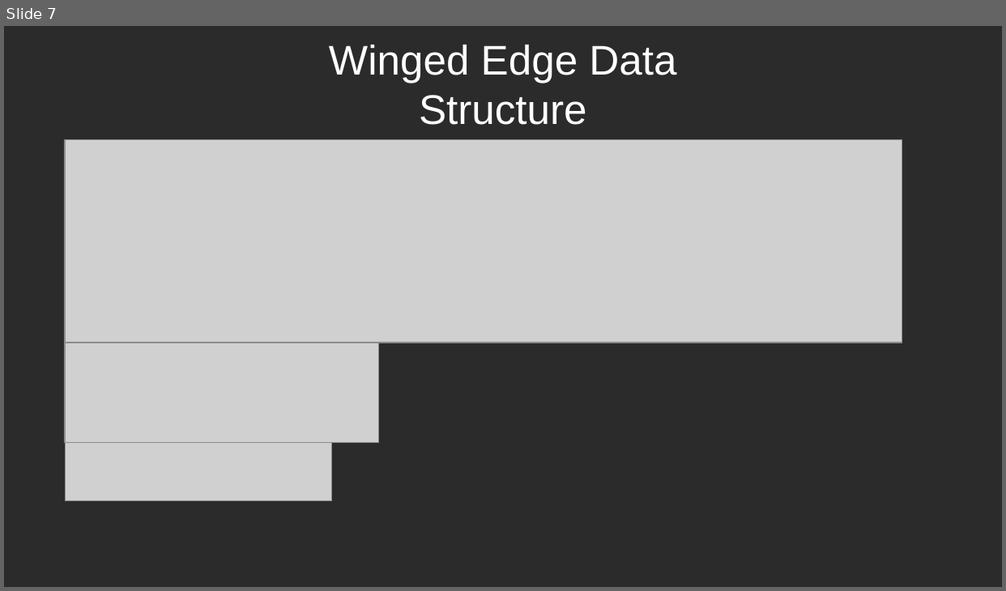
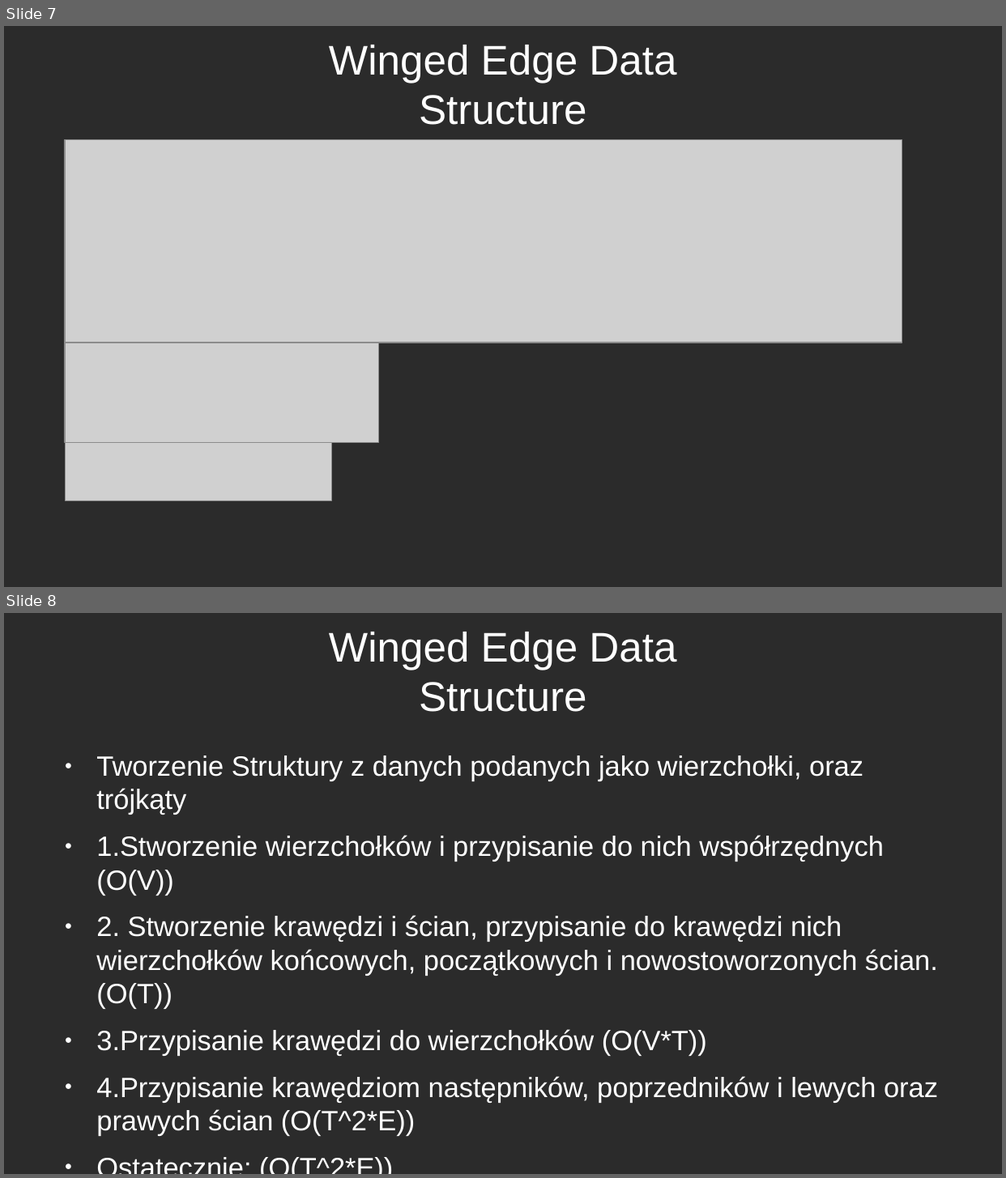
Before and after one commit to djastrzab/Algorytmy-Geometryczne, a slide deck: projekt/prezentacja.odp. Shown one above the other, each under a label of ours: slide 7 before the commit, slides 7 and 8 after it. The pictures are 1006x591 and 1006x1178 pixels, drawn with LibreOffice and Linux fonts; fonts in the diff are those of the drawing; grey boxes stand for pictures; background and template pictures are left out; a plain dark background stands for a picture behind light text. Boxes give left, top, right and bottom in pixels: in the first picture for what was removed or moved away, otherwise in the second. Text is boxed around its words. In the diff, an @@ line names an element or a change of style, - is before the commit and + after.

```diff
--- a/projekt/prezentacja.odp
+++ b/projekt/prezentacja.odp
@@ slide 8 added at (4, 613, 1002, 1174), background picture (left out) @@
@@ title added at (329, 632, 676, 712), 33 pt, text #FFFFFF @@
+Winged Edge Data Structure
@@ text added at (96, 756, 938, 1135), 22.2 pt, text #FFFFFF @@
+● Tworzenie Struktury z danych podanych jako wierzchołki, oraz trójkąty
+● 1.Stworzenie wierzchołków i przypisanie do nich współrzędnych (O(V))
+● 2. Stworzenie krawędzi i ścian, przypisanie do krawędzi nich wierzchołków końcowych, początkowych i nowostoworzonych ścian. (O(T))
+● 3.Przypisanie krawędzi do wierzchołków (O(V*T))
+● 4.Przypisanie krawędziom następników, poprzedników i lewych oraz prawych ścian (O(T^2*E))
+● Ostatecznie: (O(T^2*E))
```
Also in this commit, not shown: 2 other slides added, 6 slides removed, 3 other files.
